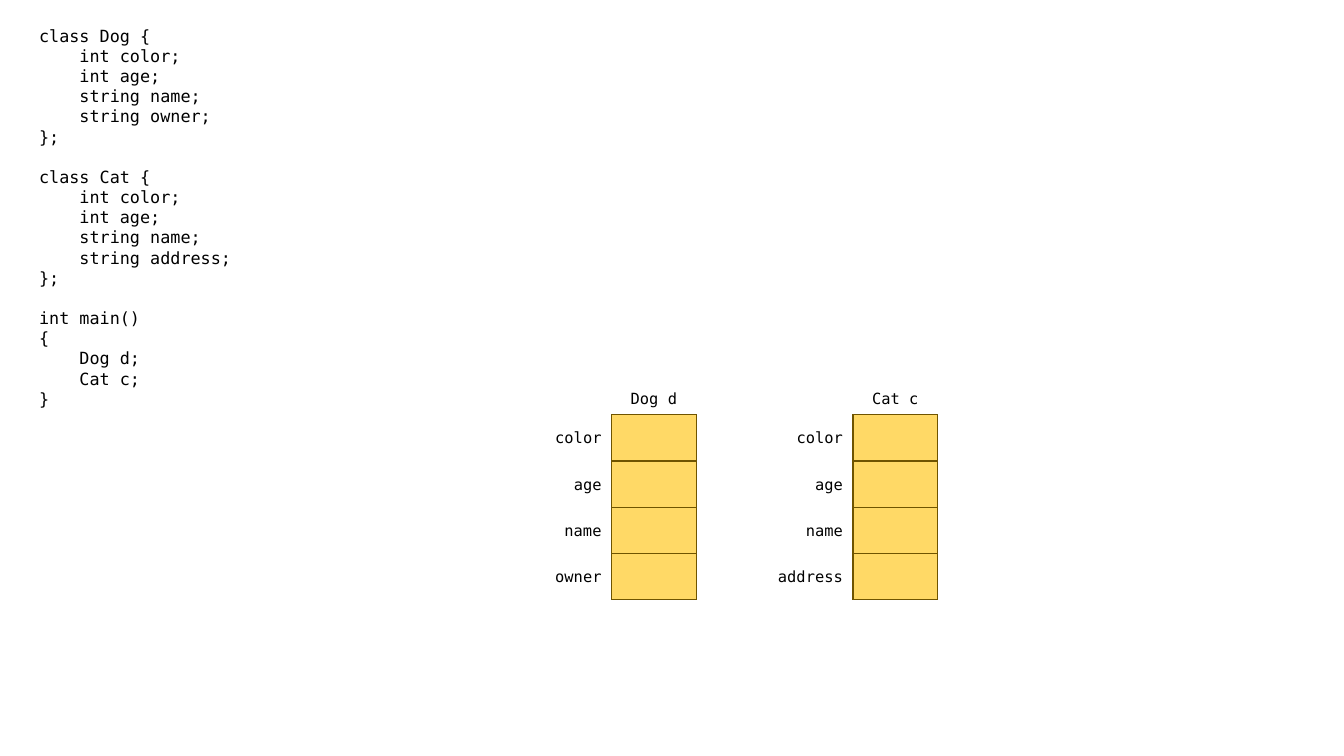
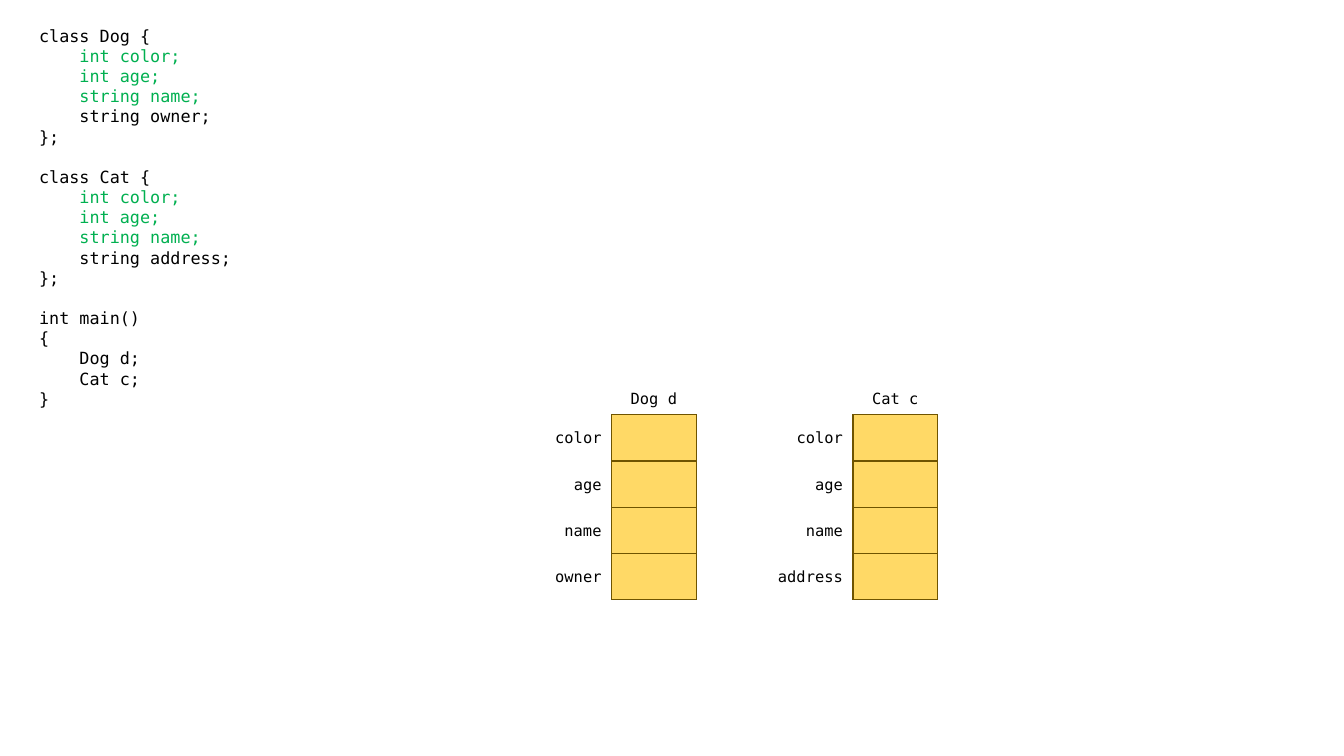
Before and after one commit to loopinf/hyundai_230612, a slide deck: slide 29 of 230612.pptx. Drawn at 1344x756 pixels with LibreOffice and Linux fonts; fonts in the diff are those of the drawing. Boxes give left, top, right and bottom in pixels: in the first picture for what was removed or moved away, otherwise in the second. Text is boxed around its words. In the diff, an @@ line names an element or a change of style, - is before the commit and + after.

```diff
--- a/230612.pptx
+++ b/230612.pptx
@@ text at (79,49,201,247): text colour #000000 to #00B050 in "int color;", "int age;", "string name;", "int color;" and 2 more places @@
```
Also in this commit, not shown: 1 other file.
